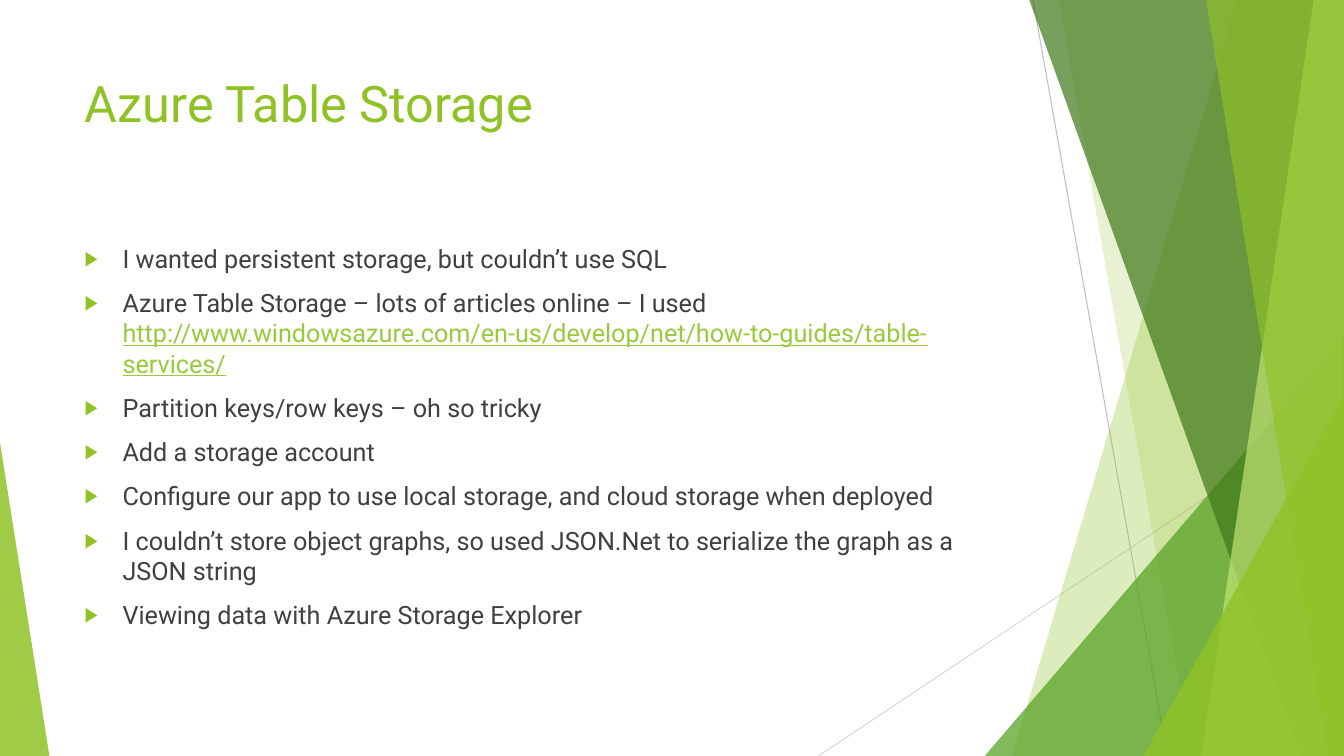
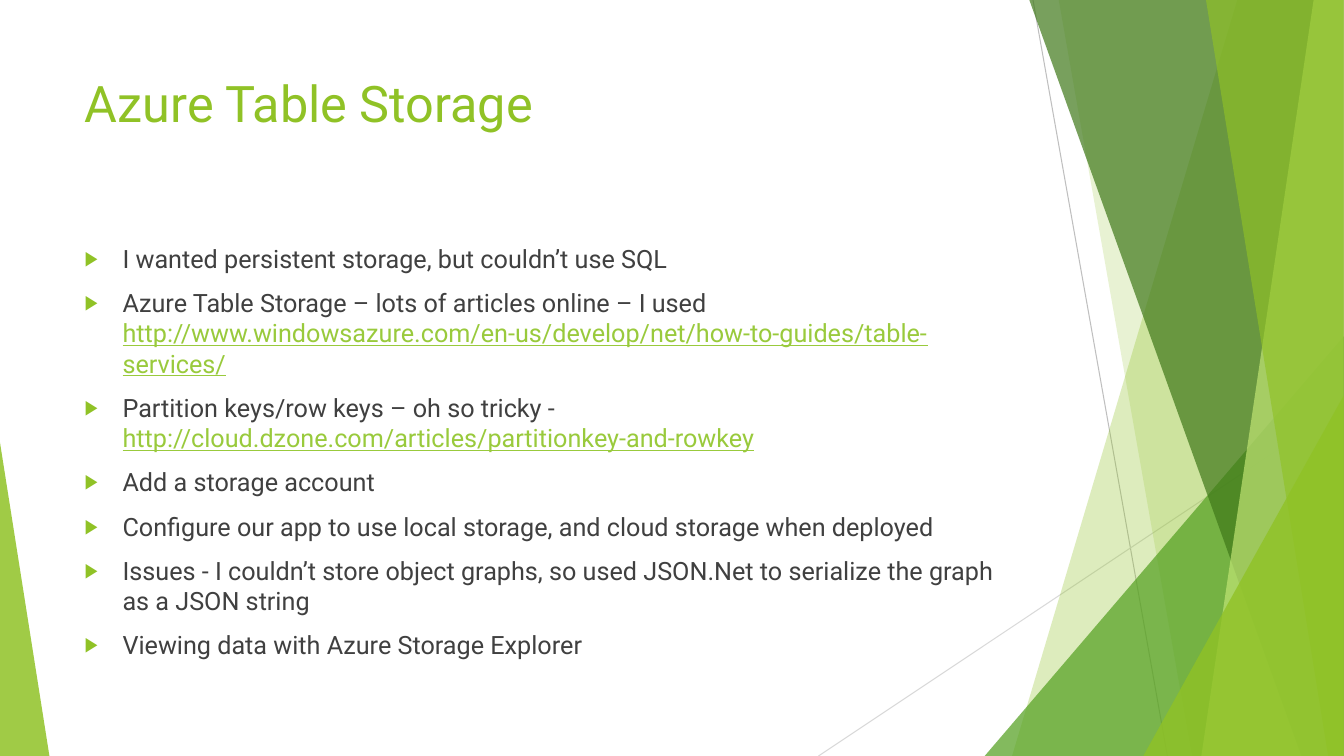
Before and after one commit to phillee007/youconf, a slide deck: slide 10 of The CodeProject Windows Azure Developer Contest.pptx. Drawn at 1344x756 pixels with LibreOffice and Linux fonts; fonts in the diff are those of the drawing. Boxes give left, top, right and bottom in pixels: in the first picture for what was removed or moved away, otherwise in the second. Text is boxed around its words. In the diff, an @@ line names an element or a change of style, - is before the commit and + after.

```diff
--- a/The CodeProject Windows Azure Developer Contest.pptx
+++ b/The CodeProject Windows Azure Developer Contest.pptx
@@ text at box(123, 398, 755, 453): text changed; text colour #404040 to #99CA3C @@
-▶ Partition keys/row keys – oh so tricky
+▶ Partition keys/row keys – oh so tricky - http://cloud.dzone.com/articles/partitionkey-and-rowkey
@@ text at box(123, 561, 993, 616): text changed @@
-▶ I couldn’t store object graphs, so used JSON.Net to serialize the graph as a JSON string
+▶ Issues - I couldn’t store object graphs, so used JSON.Net to serialize the graph as a JSON string
```
Also in this commit, not shown: 1 other slide changed.
